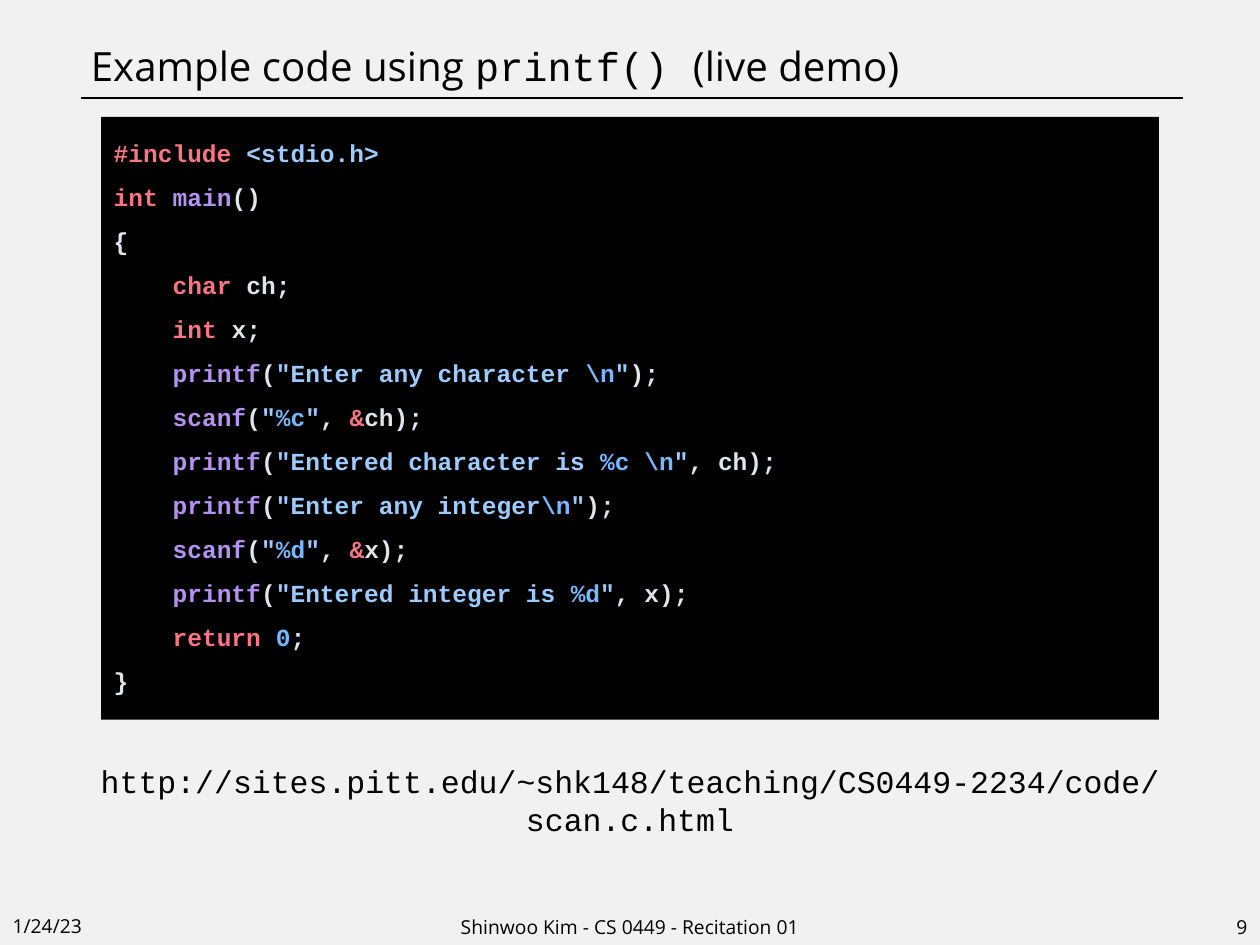
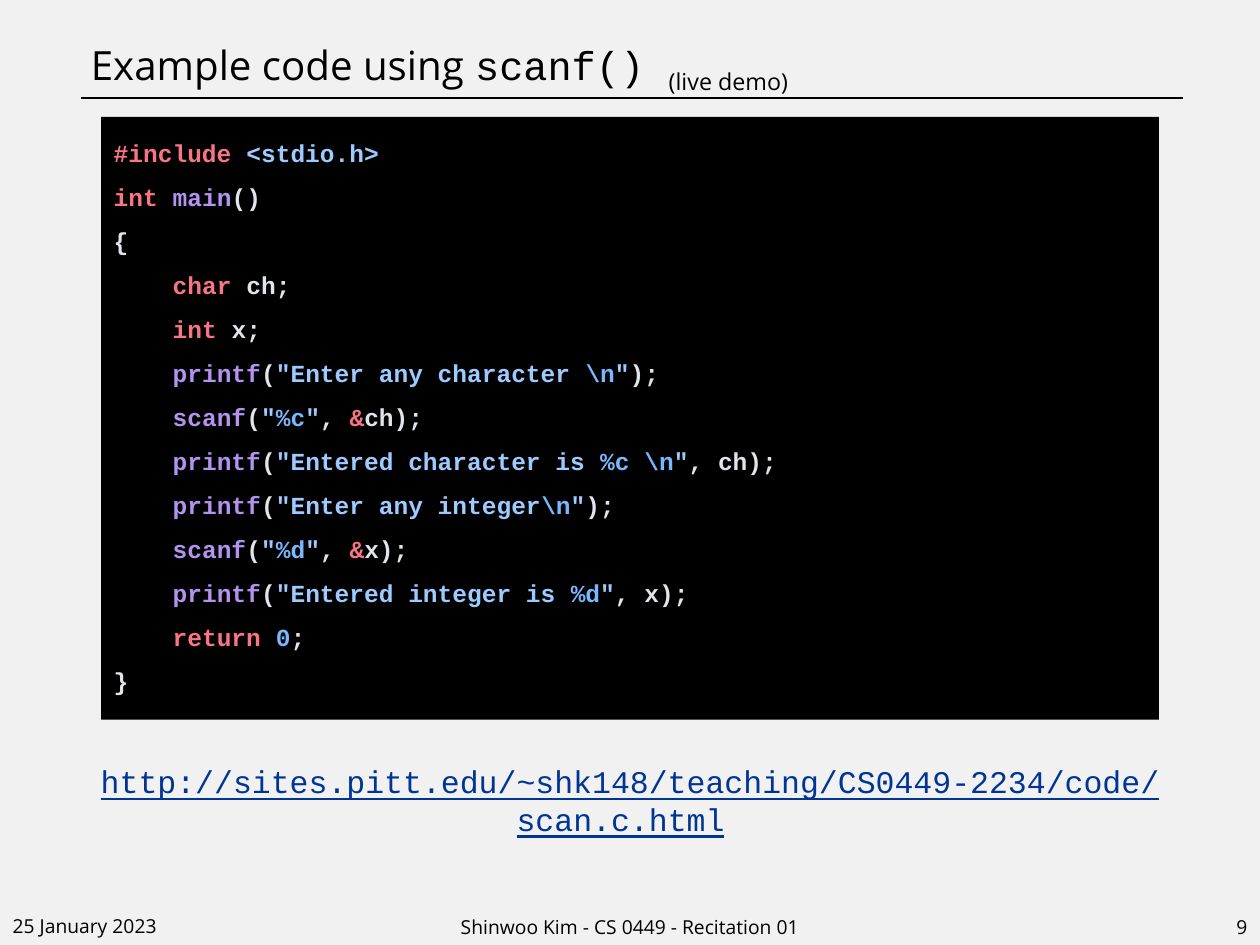
Before and after one commit to shinwookim/website-archive, a slide deck: slide 9 of teaching/CS0449-2234/rec01.pptx. Drawn at 1260x945 pixels with LibreOffice and Linux fonts; fonts in the diff are those of the drawing. Boxes give left, top, right and bottom in pixels: in the first picture for what was removed or moved away, otherwise in the second. Text is boxed around its words. In the diff, an @@ line names an element or a change of style, - is before the commit and + after.

```diff
--- a/teaching/CS0449-2234/rec01.pptx
+++ b/teaching/CS0449-2234/rec01.pptx
@@ title at (91,49,788,94): text changed @@
-Example code using printf() (live demo)
+Example code using scanf() (live demo)
@@ text "http://sites.pitt.edu/~shk148/teaching/CS0449-2234/code/scan ..." at (101,771,1159,838): text colour #000000 to #003594, underline on @@
@@ text at (13,919,156,938): text changed @@
-1/24/23
+25 January 2023
```
Also in this commit, not shown: 8 other slides changed.
